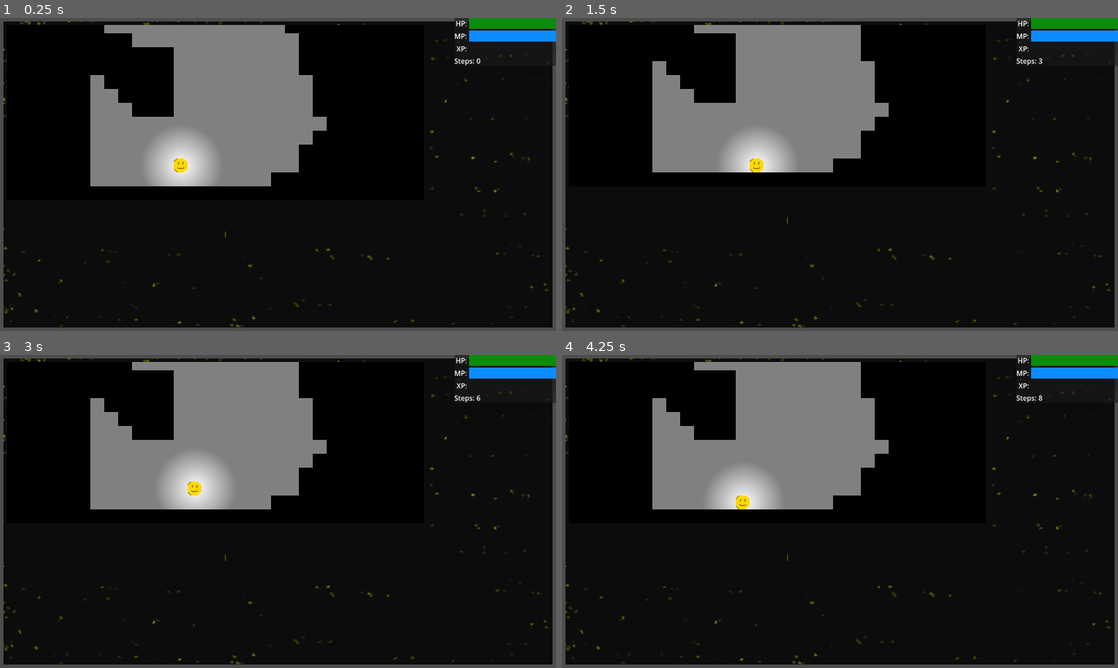
Above: before the commit, frames 1-4 (two rows, left to right).
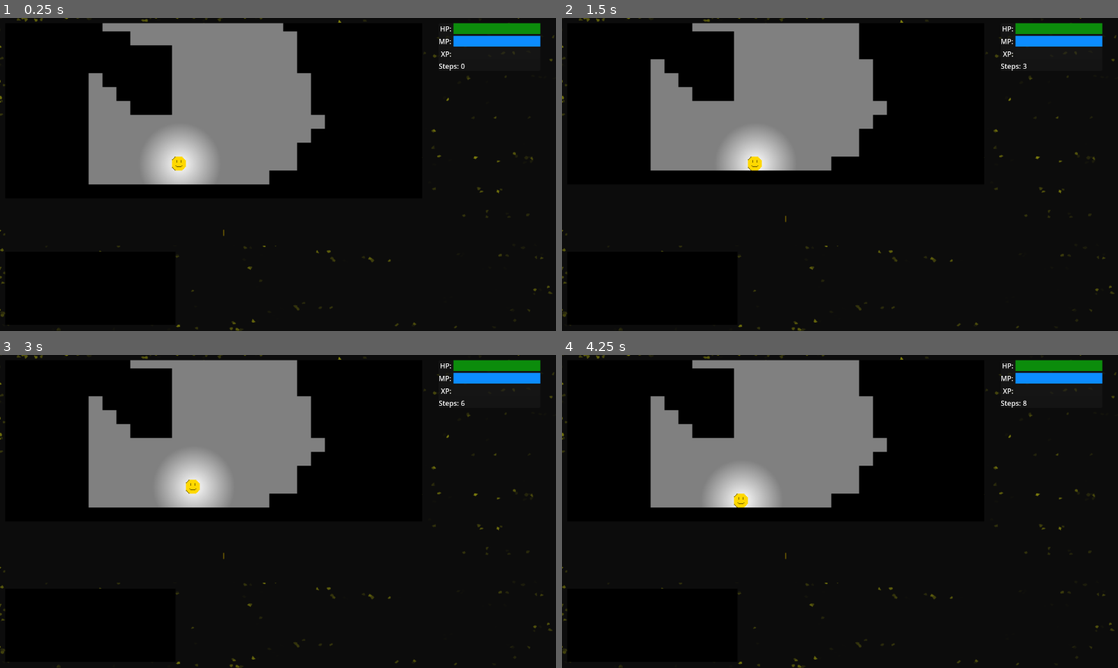
Above: after the commit, the same moments.

Repository: Nopfed/rog
Game: Godot game, scene res://scenes/HUD/HUD.tscn
Two runs of this game, one before a commit and one after it. Both use one fixed random seed, a clock stepped at 60 frames per second and the inputs below.
Inputs:
- Up to frame 1 (0.25 s): no input
- Up to frame 2 (1.5 s): tap Enter at 0.5 s; hold Keypad 3 (down_right) 0.53-1.28 s; tap Keypad 5 (wait) at 0.6, 1.35 s; tap Space at 1.25 s; hold Keypad 2 (down) from 1.28 s (still down)
- Up to frame 3 (3 s): tap Enter at 2 s; release Keypad 2 (down) at 2.03 s; hold Keypad 3 (down_right) 2.03-2.78 s; tap Keypad 5 (wait) at 2.1, 2.85 s; tap Space at 2.75 s; hold Keypad 8 (up) from 2.78 s (still down)
- Up to frame 4 (4.25 s): tap Enter at 3.5 s; release Keypad 8 (up) at 3.53 s; hold Keypad 1 (down_left) from 3.53 s (still down); tap Keypad 5 (wait) at 3.6 s

The runs differ from the first frame. In frame 1, 6.4% of the frame differs, in the area x 0-100%, y 0-100%; in frame 2, 6.3%; in frame 3, 6.3%; in frame 4, 6.3%.

Commit message:
WIP: Chat log

Diff:
--- a/global.gd
+++ b/global.gd
@@ -1,4 +1,6 @@
 extends Node
+
+@onready var messageScene = preload("res://scenes/message/message.tscn")
 
 var player := {
 	'hitpoints': 10,
@@ -39,7 +41,7 @@
 
 func combat(attacker, attack, receiver):
 	print(attacker.name + 'attacks ' + receiver.name + '.')
-	receiver.getAttacked(attack)
+	receiver.getAttacked(attacker.name, attack)
 
 
 func moveMonsters():
@@ -48,3 +50,15 @@
 
 	for mob in monsters:
 		mob.move()
+
+
+func sendMessage(message: String, _type: String = ''):
+	# TODO -> Utilize type for different colors of messages
+	var newMessage = messageScene.instantiate()
+
+	newMessage.label.text = message
+
+	# BUG -> Can't access the chatlog through this method for some reason
+	var chatLog = get_tree().get_first_node_in_group('LOG')
+
+	chatLog.add_child(newMessage)
--- a/project.godot
+++ b/project.godot
@@ -31,6 +31,7 @@
 MONSTER=""
 PLAYER=""
 DIGGABLE=""
+LOG=""
 
 [input]
 
--- a/scenes/HUD/HUD.tscn
+++ b/scenes/HUD/HUD.tscn
@@ -16,28 +16,24 @@
 [sub_resource type="StyleBoxFlat" id="StyleBoxFlat_c2x1a"]
 bg_color = Color(0.7332887, 0.44824952, 0.9416543, 1)
 
+[sub_resource type="StyleBoxFlat" id="StyleBoxFlat_wqij7"]
+bg_color = Color(0, 0, 0, 1)
+
 [node name="Hud" type="CanvasLayer"]
 
-[node name="MarginContainer" type="MarginContainer" parent="."]
+[node name="Borders" type="TextureRect" parent="."]
 anchors_preset = 15
 anchor_right = 1.0
 anchor_bottom = 1.0
 grow_horizontal = 2
 grow_vertical = 2
-theme_override_constants/margin_left = 8
-theme_override_constants/margin_top = 8
-theme_override_constants/margin_right = 8
-theme_override_constants/margin_bottom = 8
-
-[node name="Borders" type="TextureRect" parent="MarginContainer"]
-layout_mode = 2
 texture = ExtResource("1_43lqu")
 
 [node name="SubViewportContainer" type="SubViewportContainer" parent="."]
-offset_left = 16.0
-offset_top = 16.0
-offset_right = 976.0
-offset_bottom = 528.0
+offset_left = 12.0
+offset_top = 12.0
+offset_right = 972.0
+offset_bottom = 524.0
 
 [node name="SubViewport" type="SubViewport" parent="SubViewportContainer"]
 handle_input_locally = false
@@ -50,8 +46,10 @@
 anchors_preset = 1
 anchor_left = 1.0
 anchor_right = 1.0
-offset_left = -40.0
-offset_bottom = 40.0
+offset_left = -270.0
+offset_top = 12.0
+offset_right = -36.0
+offset_bottom = 122.0
 grow_horizontal = 0
 script = ExtResource("2_o38oh")
 
@@ -114,3 +112,13 @@
 [node name="Value" type="Label" parent="Stats/VBoxContainer/Steps"]
 layout_mode = 2
 text = " 100000"
+
+[node name="Log" type="PanelContainer" parent="." groups=["LOG"]]
+offset_left = 12.0
+offset_top = 538.0
+offset_right = 404.0
+offset_bottom = 706.0
+theme_override_styles/panel = SubResource("StyleBoxFlat_wqij7")
+
+[node name="Messages" type="VBoxContainer" parent="Log"]
+layout_mode = 2
--- /dev/null
+++ b/scenes/message/message.gd
@@ -0,0 +1,3 @@
+extends HBoxContainer
+
+@onready var label = $Label
--- /dev/null
+++ b/scenes/message/message.tscn
@@ -0,0 +1,23 @@
+[gd_scene load_steps=3 format=3 uid="uid://n646ckk0rowx"]
+
+[ext_resource type="Script" uid="uid://ocutru61jprp" path="res://scenes/message/message.gd" id="1_a78qr"]
+
+[sub_resource type="SystemFont" id="SystemFont_ixn7c"]
+font_names = PackedStringArray("Monospace")
+
+[node name="Message" type="HBoxContainer"]
+anchors_preset = 15
+anchor_right = 1.0
+anchor_bottom = 1.0
+grow_horizontal = 2
+grow_vertical = 2
+script = ExtResource("1_a78qr")
+
+[node name="Label" type="Label" parent="."]
+custom_minimum_size = Vector2(390, 0)
+layout_mode = 2
+size_flags_horizontal = 3
+theme_override_fonts/font = SubResource("SystemFont_ixn7c")
+theme_override_font_sizes/font_size = 16
+text = "Placeholder message."
+autowrap_mode = 3
--- a/scenes/player/player.gd
+++ b/scenes/player/player.gd
@@ -15,10 +15,10 @@
 	'wait': Vector2(0, 0)
 }
 
-#var lastMove
 
 func _ready() -> void:
 	Global.playerRef = self
+
 
 
 func _input(event):
@@ -28,18 +28,27 @@
 
 
 func move(dir):
-	#lastMove = dir
 	ray.target_position = inputs[dir] * tileSize
 	ray.force_raycast_update()
 
 	if !ray.is_colliding():
 		position += inputs[dir] * tileSize
 		Global.stepCount += 1
-	#else:
-		#var collider = ray.get_collider()
-		#
-		#if collider.is_in_group('WALL'):
-			#if collider.move(dir):
-				#position += inputs[dir] * tileSize
-				#Global.stepCount += 1
 	Global.moveMonsters()
+
+
+func getAttacked(attacker: String, attack: Dictionary):
+	# TODO -> Account for different types of damage against resistances
+
+	if attack.attackRoll == 20 \
+	or !(attack.attackRoll < Global.player.armorClass):
+		Global.player.hitpoints -= attack.damageRoll
+
+		if attack.attackRoll == 20:
+			Global.sendMessage(attacker + 'crits!')
+
+		Global.sendMessage(
+			attacker + 'attacks for ' + str(attack.damageRoll) + 'damage.'
+		)
+	else:
+		Global.sendMessage(attacker + ' misses.')
Not shown: 1 places in scenes/HUD/HUD.tscn that only renumber resources
Not shown, added: scenes/message/message.gd.uid
